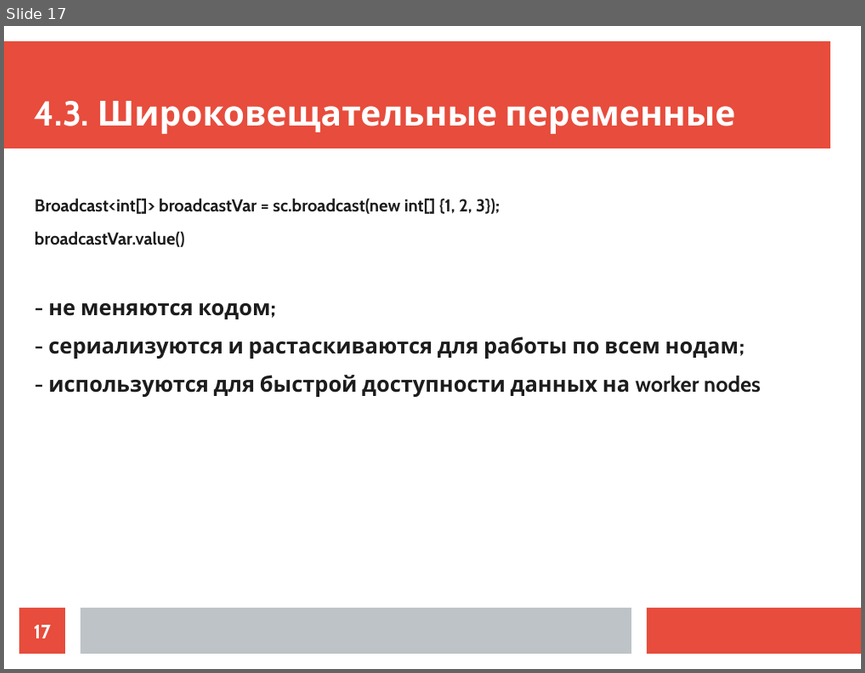
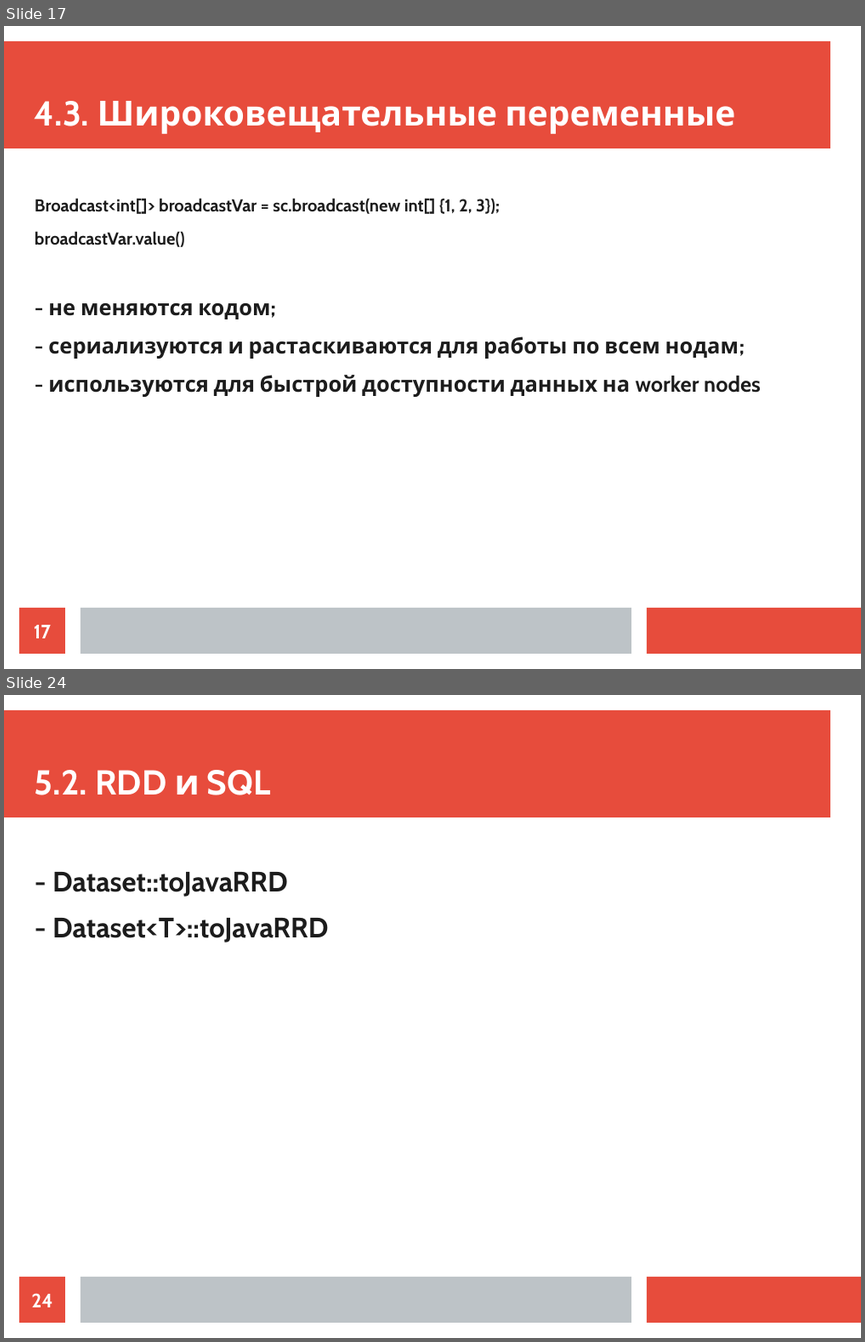
Before and after one commit to ilya1st/spark-samples, a slide deck: report_plan/report.odp. Shown one above the other, each under a label of ours: slide 17 before the commit, slides 17 and 24 after it; the slides between them are not shown. The pictures are 865x673 and 865x1342 pixels, drawn with LibreOffice and Linux fonts; fonts in the diff are those of the drawing. Boxes give left, top, right and bottom in pixels: in the first picture for what was removed or moved away, otherwise in the second. Text is boxed around its words. In the diff, an @@ line names an element or a change of style, - is before the commit and + after.

```diff
--- a/report_plan/report.odp
+++ b/report_plan/report.odp
@@ slide 24 added at box(4, 695, 861, 1338), background #FFFFFF; not listed: 3 template elements that a slide beside it also shows @@
@@ title added at box(35, 770, 271, 795), 32 pt, text #FFFFFF, bold @@
+5.2. RDD и SQL
@@ text added at box(52, 872, 328, 942), 26 pt, text #1C1C1C, bold @@
+- Dataset::toJavaRRD
+- Dataset<T>::toJavaRRD
@@ page number added at box(19, 1276, 65, 1322), fill #E74C3C, 18 pt, text #FFFFFF, bold @@
+24
```
Also in this commit, not shown: 3 slides changed, 12 other slides added, 6 slides removed, 2 other files.
